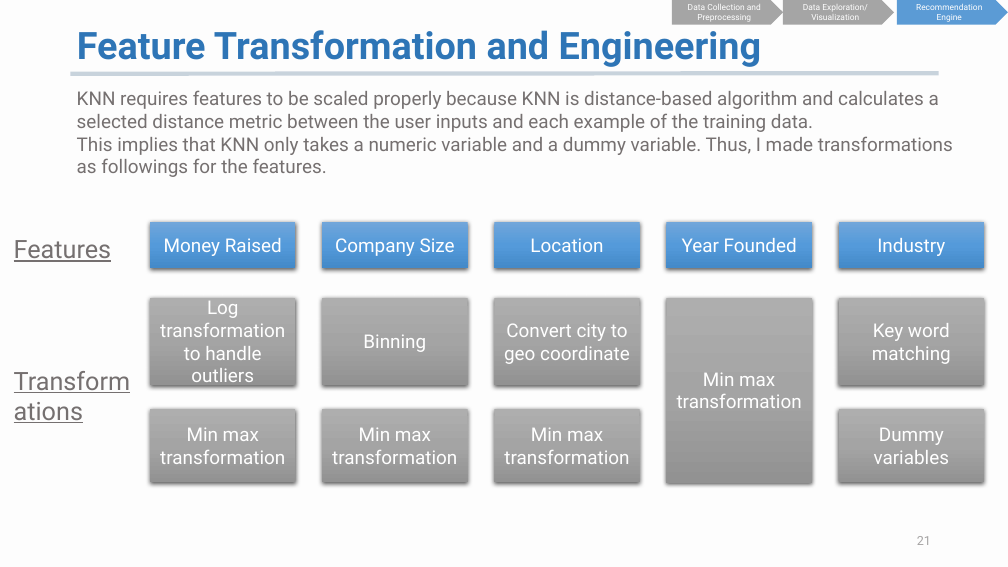
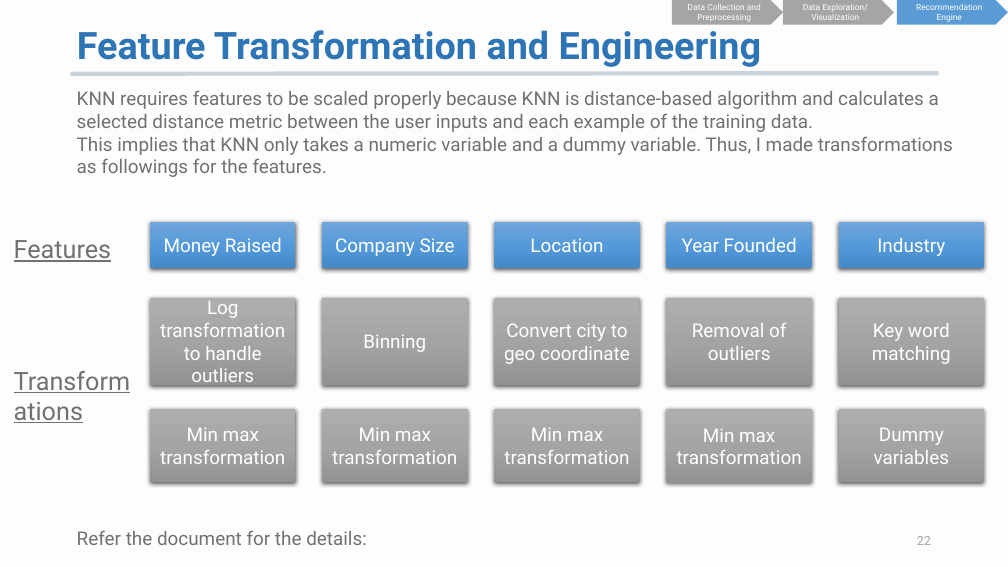
Before and after one commit to K-AlfredIwasaki/job_hunting_made_easy, a slide deck: slide 22 of startup_db_recommendation.pptx (slide 21 before the commit). Drawn at 1008x567 pixels with LibreOffice and Linux fonts; fonts in the diff are those of the drawing. Boxes give left, top, right and bottom in pixels: in the first picture for what was removed or moved away, otherwise in the second. Text is boxed around its words. In the diff, an @@ line names an element or a change of style, - is before the commit and + after.

```diff
--- a/startup_db_recommendation.pptx
+++ b/startup_db_recommendation.pptx
@@ rectangle added at bbox=[667, 298, 812, 386], fill gradient #AFAFAF to #A5A5A5 to #939393, 18 pt, text #FFFFFF @@
+Removal of outliers
@@ rectangle "Min max transformation": place and size @@
-rectangle "Min max transformation" at bbox=[667, 298, 812, 483]
+rectangle "Min max transformation" at bbox=[667, 409, 812, 482]
@@ text added at bbox=[77, 530, 367, 545], 18 pt, text #757070 @@
+Refer the document for the details:
@@ page number at bbox=[917, 536, 931, 545]: text changed @@
-21
+22
```
Also in this commit, not shown: 11 other slides changed, 2 slides added, 1 slide removed, 3 other files.
